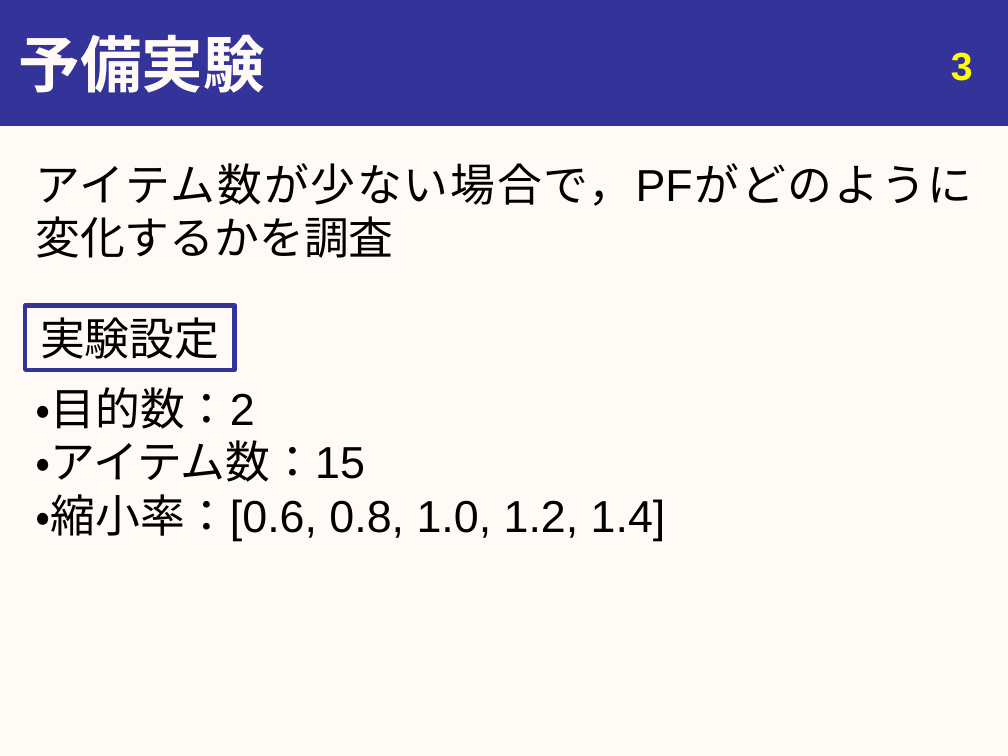
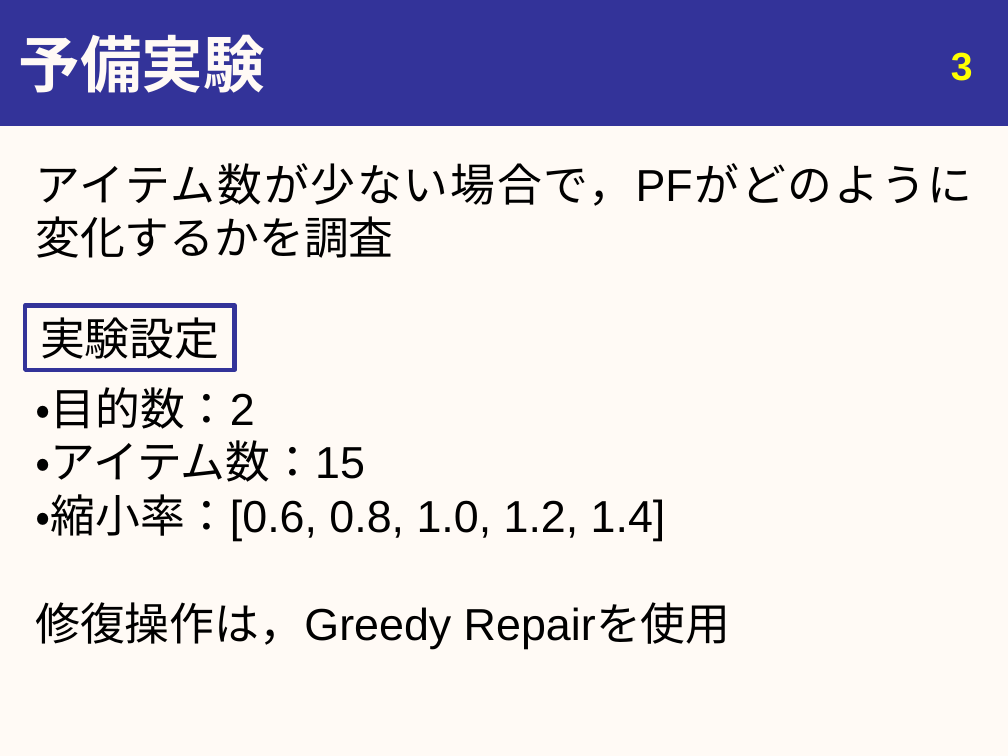
Before and after one commit to youle921/Slide-maintain, a slide deck: slide 3 of slide_1223/20191223_urita.pptx. Drawn at 1008x756 pixels with LibreOffice and Linux fonts; fonts in the diff are those of the drawing. Boxes give left, top, right and bottom in pixels: in the first picture for what was removed or moved away, otherwise in the second. Text is boxed around its words. In the diff, an @@ line names an element or a change of style, - is before the commit and + after.

```diff
--- a/slide_1223/20191223_urita.pptx
+++ b/slide_1223/20191223_urita.pptx
@@ text at (x1=35, y1=387, x2=731, y2=650): text changed @@
-・目的数：2
-・アイテム数：15
-・縮小率：[0.6, 0.8, 1.0, 1.2, 1.4]
+・目的数：2
+・アイテム数：15
+・縮小率：[0.6, 0.8, 1.0, 1.2, 1.4]
+修復操作は，Greedy Repairを使用
```
Also in this commit, not shown: 2 other slides changed, 1 slide added.
